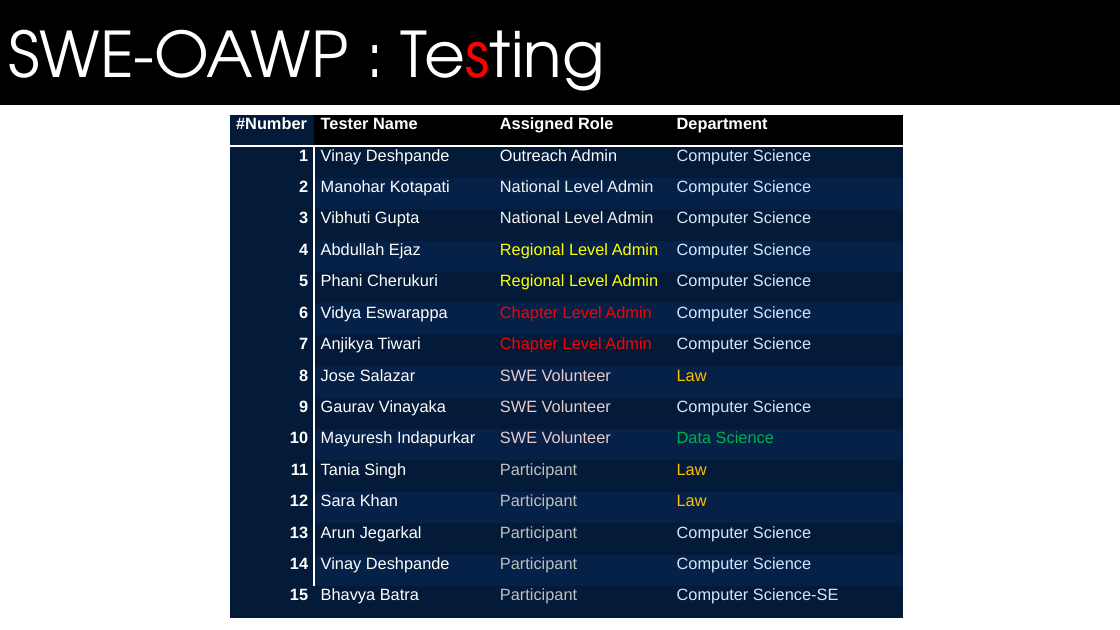
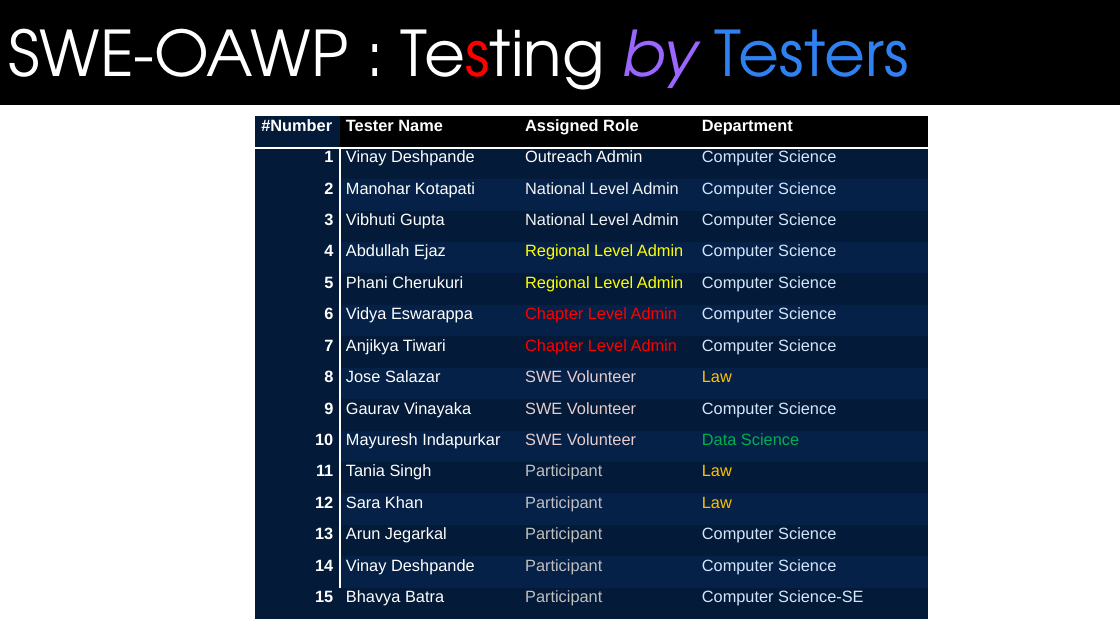
Before and after one commit to bhavyabatra/SWEN_Dynamo, a slide deck: slide 23 of Documentation/Master's Defense Presentation.pptx. Drawn at 1120x630 pixels with LibreOffice and Linux fonts; fonts in the diff are those of the drawing; background and template pictures are left out. Boxes give left, top, right and bottom in pixels: in the first picture for what was removed or moved away, otherwise in the second. Text is boxed around its words. In the diff, an @@ line names an element or a change of style, - is before the commit and + after.

```diff
--- a/Documentation/Master's Defense Presentation.pptx
+++ b/Documentation/Master's Defense Presentation.pptx
@@ text at <box>8,28,909,106</box>: text changed @@
-SWE-OAWP : Testing
+SWE-OAWP : Testing by Testers
@@ table: place and size @@
-table at <box>230,115,903,618</box>
+table at <box>255,117,928,620</box>
```
Also in this commit, not shown: 2 other slides changed, 4 slides added, 2 slides removed.
